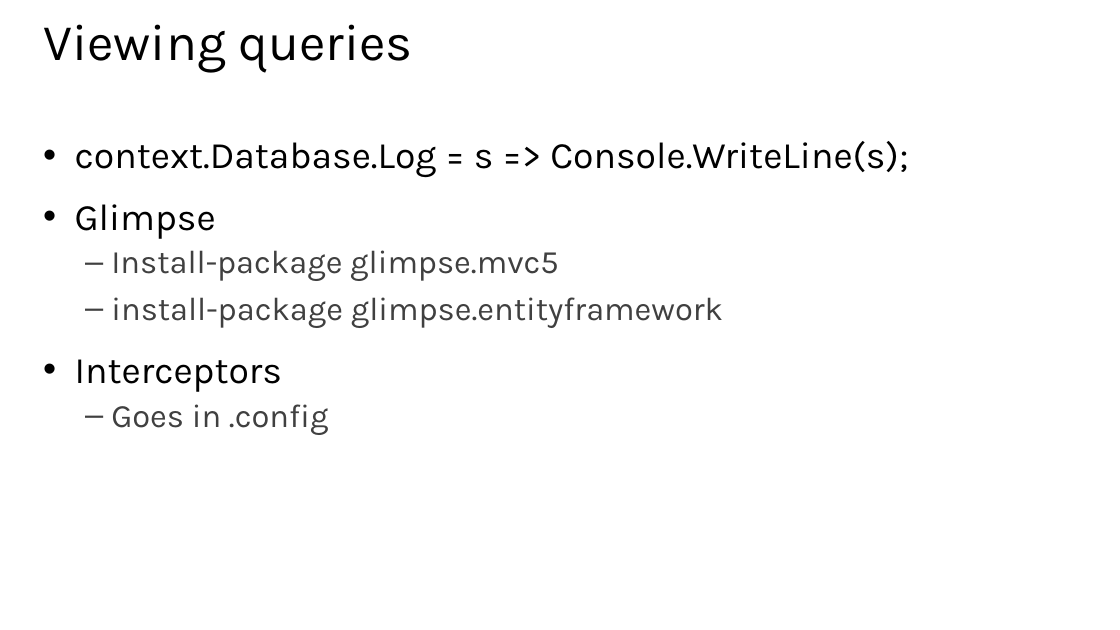
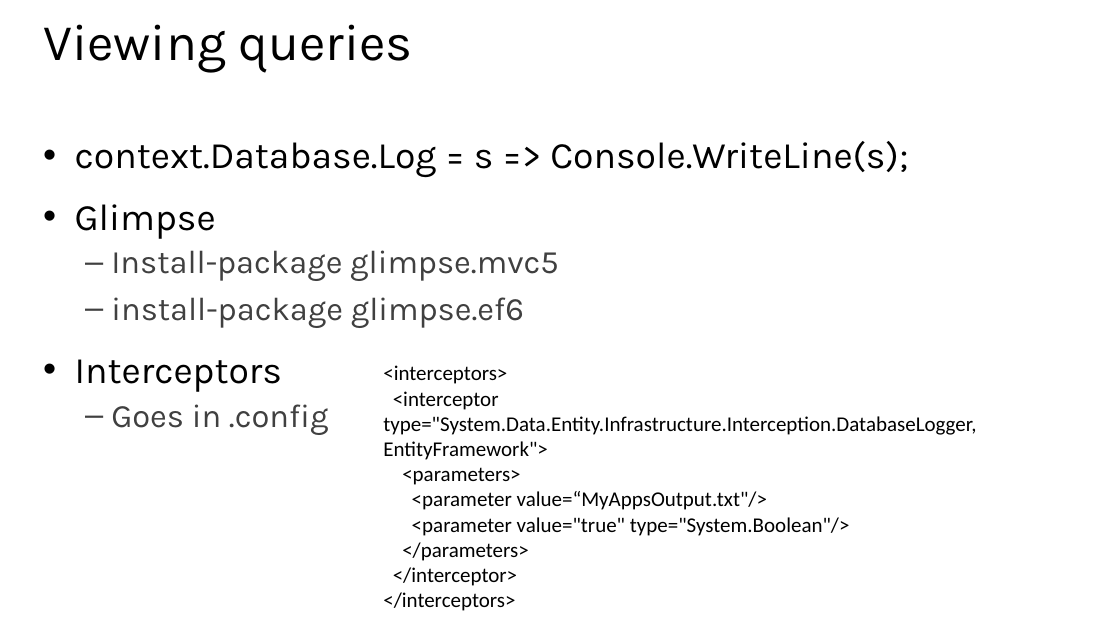
Before and after one commit to xuemiantao/EntityFramework, a slide deck: slide 23 of Slides/01 - Introduction to Entity Framework.pptx. Drawn at 1120x630 pixels with LibreOffice and Linux fonts; fonts in the diff are those of the drawing. Boxes give left, top, right and bottom in pixels: in the first picture for what was removed or moved away, otherwise in the second. Text is boxed around its words. In the diff, an @@ line names an element or a change of style, - is before the commit and + after.

```diff
--- a/Slides/01 - Introduction to Entity Framework.pptx
+++ b/Slides/01 - Introduction to Entity Framework.pptx
@@ text at [111,297,524,328]: text changed @@
-  – install-package glimpse.entityframework
+  – install-package glimpse.ef6
@@ text added at [383,365,976,611], 18 pt, text #000000 @@
+<interceptors>
+<interceptor type="System.Data.Entity.Infrastructure.Interception.DatabaseLogger, EntityFramework">
+<parameters>
+<parameter value=“MyAppsOutput.txt"/>
+<parameter value="true" type="System.Boolean"/>
+</parameters>
+</interceptor>
+</interceptors>
```
Also in this commit, not shown: 1 other slide changed, 2 other files.
